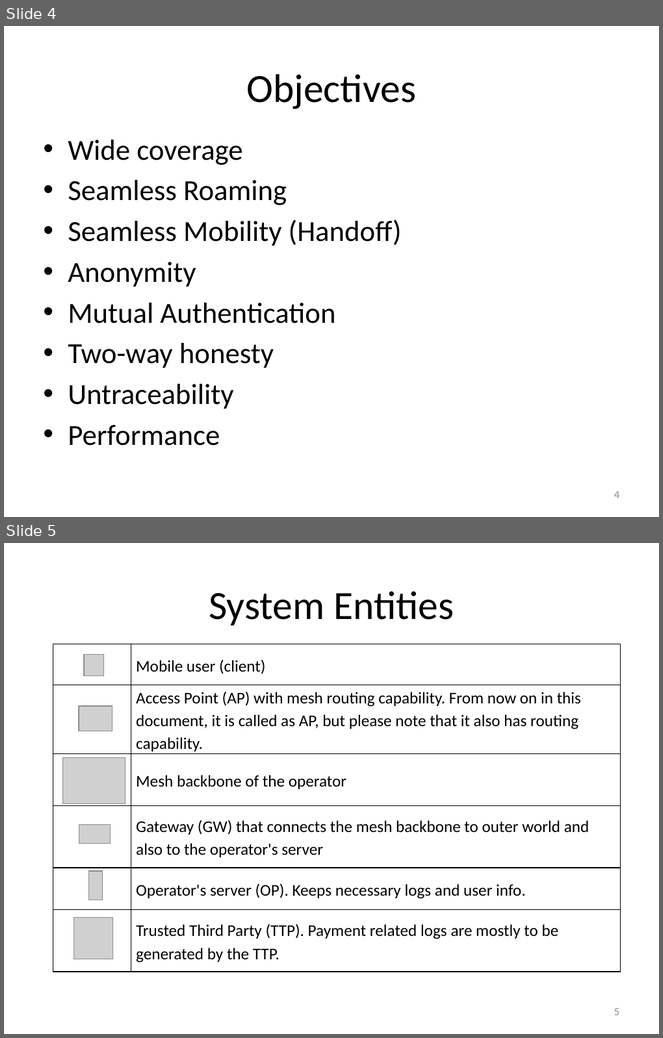
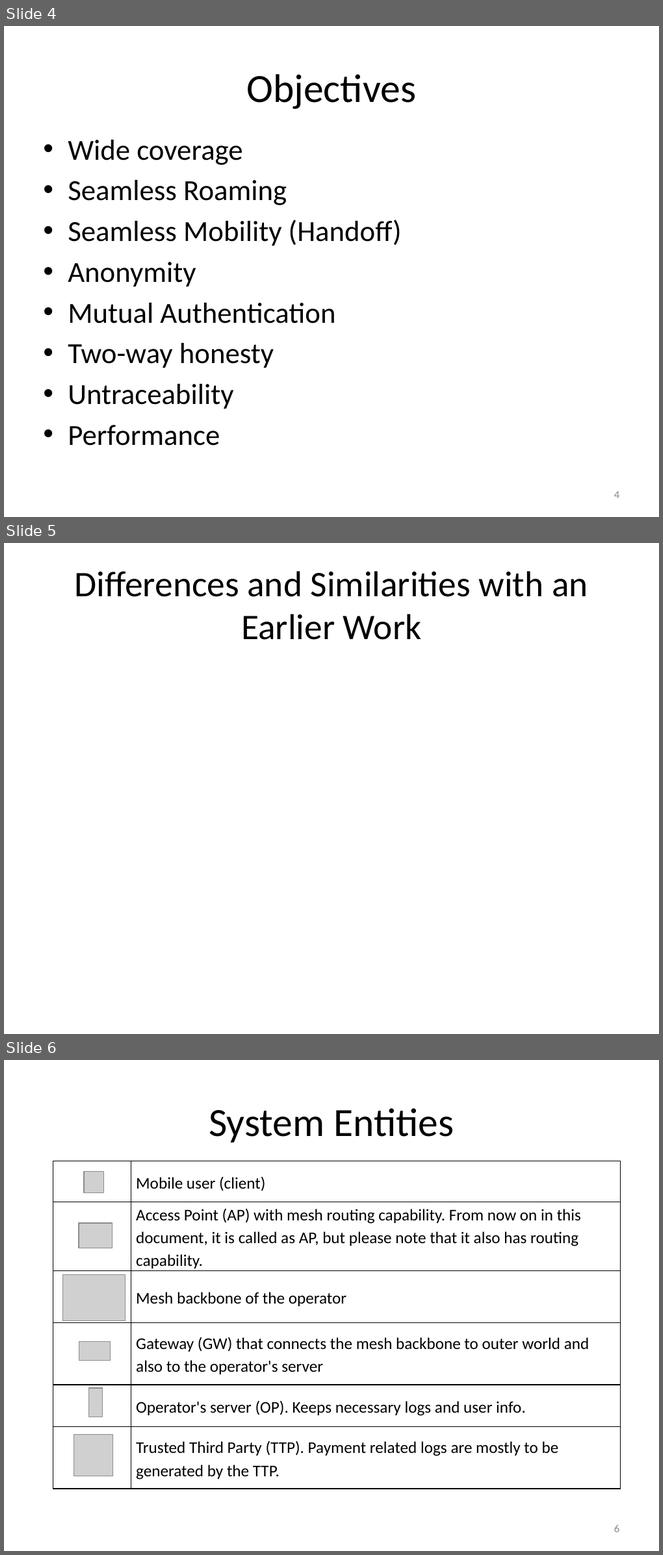
Before and after one commit to canleloglu/worddoc, a slide deck: sunum18Jan.pptx. Shown one above the other, each under a label of ours: slides 4 and 5 before the commit, slides 4, 5 and 6 after it. The pictures are 663x1038 and 663x1555 pixels, drawn with LibreOffice and Linux fonts; fonts in the diff are those of the drawing; grey boxes stand for pictures. Boxes give left, top, right and bottom in pixels: in the first picture for what was removed or moved away, otherwise in the second. Text is boxed around its words. In the diff, an @@ line names an element or a change of style, - is before the commit and + after.

```diff
--- a/sunum18Jan.pptx
+++ b/sunum18Jan.pptx
@@ slide 5 added at (4, 543, 659, 1034), background #FFFFFF @@
@@ title added at (75, 571, 588, 640), 39.6 pt, text #000000 @@
+Differences and Similarities with an Earlier Work
@@ what was slide 5 is now slide 6 @@
@@ page number at (614, 1525, 620, 1533): text changed @@
-5
+6
```
Also in this commit, not shown: 3 slides changed, 2 other files.
